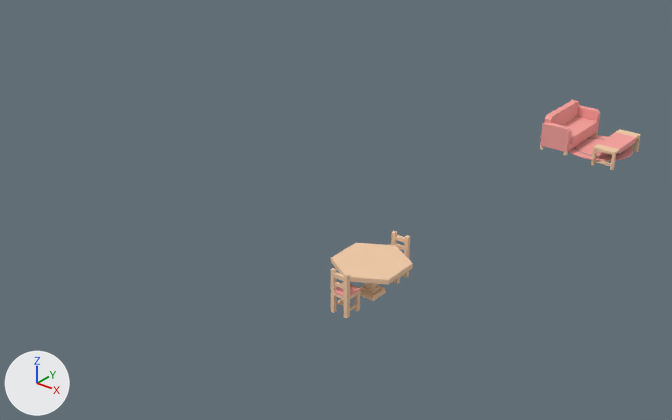
A saved change to the glTF model GIGTHIEF改良中/Asset/Models/Kagu/Kagu.gltf.
The view is the same before and after, from a 50 mm camera at (4.69, -8.92, 4.82) aimed at (-1.75, -0.87, -0.18). The lights are fixed; the arrows at lower left show +X, +Y and +Z. The picture after the commit comes second. Where no turn or scale is listed for an object, it has been applied to the vertices.

The first picture shows 'chairCushion(Clone)', 'chairCushion(Clone).001', 'loungeSofa(Clone)', 'rugRound(Clone)', 'tableCloth(Clone)', 'tableRound(Clone)'.
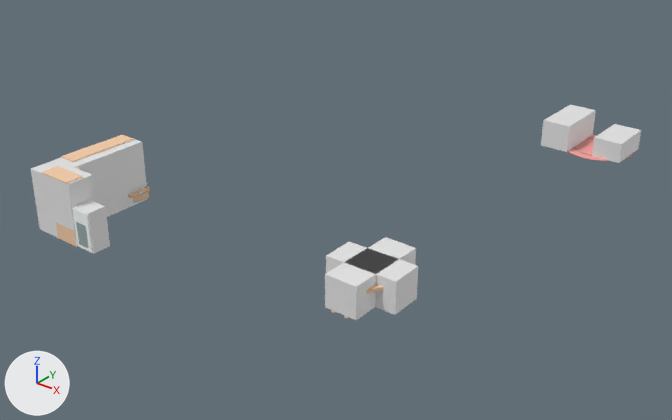
Not visible in the pictures: 'kitchenCabinetDrawer(Clone)'.

Where the change shows, as pixel boxes [x1, y1, x2, y2] in the pictures (672 x 420 px):
'COL1', added
    after: [31, 139, 147, 254]
'COL2', added
    after: [325, 237, 418, 320]
'tableRound(Clone)', moved, turned, rescaled (mostly hidden afterwards)
    before: [331, 243, 413, 301]
    after: [366, 284, 383, 294]
'loungeSofa(Clone)', rescaled (not visible afterwards)
    before: [540, 100, 600, 156]
'COL4', added
    after: [541, 104, 596, 152]
'COL3', added
    after: [592, 124, 641, 163]
'tableCloth(Clone)', moved, rescaled (not visible afterwards)
    before: [591, 129, 641, 170]
'kitchenFridge(Clone)', added
    after: [72, 208, 93, 253]
'kitchenCabinetUpper(Clone)', added
    after: [42, 166, 83, 184]
'kitchenCabinetUpperDouble(Clone)', added
    after: [61, 145, 104, 162]
'chairCushion(Clone)', moved, rescaled (not visible afterwards)
    before: [391, 231, 410, 284]
'kitchenSink(Clone)', added
    after: [56, 220, 77, 247]
'kitchenCabinetUpperLow(Clone)', added
    after: [94, 135, 134, 151]
'door.003', added
    after: [133, 191, 150, 202]
'drawer', added
    after: [128, 186, 150, 198]
'kitchenStoveElectric(Clone)', added (mostly hidden)
    after: [105, 191, 127, 203]

The change, as a diff of the scene's bpy script:
```diff
--- a/GIGTHIEF改良中/Asset/Models/Kagu/Kagu.gltf.py
+++ b/GIGTHIEF改良中/Asset/Models/Kagu/Kagu.gltf.py
@@ ob_tableround_clone @@
 ob_tableround_clone = bpy.data.objects.new('tableRound(Clone)', me_mesh_tableround)
-ob_tableround_clone.location = (0.0, -2.5, 0.22)
+ob_tableround_clone.location = (0.0, -2.5, 0.17)
+ob_tableround_clone.rotation_euler = (0.0, 0.0, 1.571)  # degrees (0, 0, 90)
+ob_tableround_clone.scale = (1.0, 1.0, 0.75)
@@ ob_chaircushion_clone @@
 ob_chaircushion_clone = bpy.data.objects.new('chairCushion(Clone)', me_mesh_chaircushion)
-ob_chaircushion_clone.location = (0.0, -2.07, 0.24)
+ob_chaircushion_clone.location = (0.0, -2.11, 0.19)
+ob_chaircushion_clone.scale = (1.0, 1.0, 0.75)
@@ ob_loungesofa_clone @@
 ob_loungesofa_clone.rotation_euler = (0.0, 0.0, 1.574)  # degrees (0, 0, 90)
+ob_loungesofa_clone.scale = (0.75, 0.75, 0.75)
@@ ob_tablecloth_clone @@
 ob_tablecloth_clone = bpy.data.objects.new('tableCloth(Clone)', me_mesh_tablecloth)
-ob_tablecloth_clone.location = (0.38, 2.47, 0.1)
+ob_tablecloth_clone.location = (0.38, 2.47, 0.15)
 ob_tablecloth_clone.rotation_euler = (0.0, 0.0, 1.571)  # degrees (0, 0, 90)
-ob_tablecloth_clone.scale = (1.0, 0.677, 0.761)
+ob_tablecloth_clone.scale = (0.75, 0.7, 0.5)
@@ ob_col3 @@
+ob_col3 = bpy.data.objects.new('COL3', me_立方体_006)  # a box spanning x -0.19..0.19, y -0.322..0.322, z -0.134..0.134
+ob_col3.location = (0.38, 2.46, 0.2)
@@ ob_col4 @@
+ob_col4 = bpy.data.objects.new('COL4', me_立方体_003)  # a box spanning x -0.19..0.19, y -0.406..0.406, z -0.182..0.182
+ob_col4.location = (-0.33, 2.46, 0.25)
@@ ob_col2 @@
+ob_col2 = bpy.data.objects.new('COL2', me_立方体_002)  # 16 vertices, 24 faces; spans x -0.419..0.419, y -0.487..0.487, z -0.182..0.182
+ob_col2.location = (0.01, -2.52, 0.25)
@@ ob_col1 @@
+ob_col1 = bpy.data.objects.new('COL1', me_立方体)  # a box spanning x -0.331..0.331, y -0.159..0.159, z -0.37..0.37; a box spanning x -0.338..0.011, y 0.145..1.128, z -0.37..0.37; a box spanning x 0.335..0.598, y -0.138..0.081, z -0.375..0.104
+ob_col1.location = (-3.4, -3.55, 0.43)
@@ ob_kitchenfridge_clone @@
+ob_kitchenfridge_clone = bpy.data.objects.new('kitchenFridge(Clone)', me_mesh_kitchenfridge)  # 32 vertices, 66 faces; spans x -0.258..0.0, y -0.211..-0.015, z 0.0..0.46; in mat_metallight_001 (white #f8fdfa), mat_metaldark_160 (grey #96a7a7)
+ob_kitchenfridge_clone.location = (-2.82, -3.49, 0.06)
@@ ob_kitchencabinetupperlow_clone @@
+ob_kitchencabinetupperlow_clone = bpy.data.objects.new('kitchenCabinetUpperLow(Clone)', me_mesh_kitchencabinetupperlow)  # 16 vertices, 28 faces; spans x -0.21..0.0, y 0.0..0.43, z 0.0..0.244; in mat_wood_316 (beige #f3cca8)
+ob_kitchencabinetupperlow_clone.location = (-3.51, -2.88, 0.57)
@@ ob_kitchencabinetupperdouble_clone @@
+ob_kitchencabinetupperdouble_clone = bpy.data.objects.new('kitchenCabinetUpperDouble(Clone)', me_mesh_kitchencabinetupperdouble)  # 40 vertices, 84 faces; spans x -0.21..0.0, y 0.0..0.43, z 0.0..0.25; in mat_wood_315 (beige #f3cca8)
+ob_kitchencabinetupperdouble_clone.location = (-3.52, -3.31, 0.57)
@@ ob_kitchencabinetupper_clone @@
+ob_kitchencabinetupper_clone = bpy.data.objects.new('kitchenCabinetUpper(Clone)', me_mesh_kitchencabinetupper)  # 24 vertices, 44 faces; spans x -0.43..0.0, y -0.21..0.0, z 0.0..0.293; in mat_wood_313 (beige #f3cca8)
+ob_kitchencabinetupper_clone.location = (-3.1, -3.5, 0.52)
@@ ob_drawer @@
+ob_drawer = bpy.data.objects.new('drawer', me_mesh_drawer)  # 30 vertices, 56 faces; spans x -0.285..0.015, y 0.0..0.282, z 0.0..0.043; in mat_wooddark_004 (beige #d7b495), mat_wood_312 (beige #f3cca8), mat_metal_011 (white #dfeaec)
+ob_drawer.location = (-3.33, -2.71, 0.2)
@@ ob_door_003 @@
+ob_door_003 = bpy.data.objects.new('door.003', me_mesh_door_003)  # 22 vertices, 40 faces; spans x -0.007..0.086, y -0.002..0.275, z 0.0..0.096; in mat_wood_312 (beige #f3cca8), mat_wooddark_004 (beige #d7b495), mat_metal_011 (white #dfeaec)
+ob_door_003.location = (-3.41, -2.71, 0.1)
@@ ob_kitchencabinetdrawer_clone @@
+ob_kitchencabinetdrawer_clone = bpy.data.objects.new('kitchenCabinetDrawer(Clone)', me_mesh_kitchencabinetdrawer)  # 40 vertices, 78 faces; spans x -0.338..0.0, y 0.0..0.323, z 0.0..0.225; in mat_metal_011 (white #dfeaec), mat_wood_312 (beige #f3cca8)
+ob_kitchencabinetdrawer_clone.location = (-3.39, -2.73, 0.06)
@@ ob_kitchenstoveelectric_clone @@
+ob_kitchenstoveelectric_clone = bpy.data.objects.new('kitchenStoveElectric(Clone)', me_mesh_kitchenstoveelectric)  # 164 vertices, 336 faces; spans x -0.21..0.127, y -0.161..0.161, z -0.162..0.063; in mat_metal_004 (white #dfeaec), mat_wood_170 (beige #f3cca8), mat_metaldark_123 (grey #96a7a7), mat_carpetwhite_002 (white #fcffff), mat_glass_022 (white #daebe3), mat_metalmedium_001 (grey #a4b6b6)
+ob_kitchenstoveelectric_clone.location = (-3.51, -2.89, 0.23)
@@ ob_kitchensink_clone @@
+ob_kitchensink_clone = bpy.data.objects.new('kitchenSink(Clone)', me_mesh_kitchensink)  # 126 vertices, 256 faces; spans x -0.322..0.0, y -0.337..0.0, z 0.0..0.245; in mat_wood_168 (beige #f3cca8), mat_metal_002 (white #dfeaec), mat_metallight (white #f8fdfa), mat_defaultmat_120 (white #ffffff)
+ob_kitchensink_clone.location = (-3.07, -3.38, 0.06)
```
